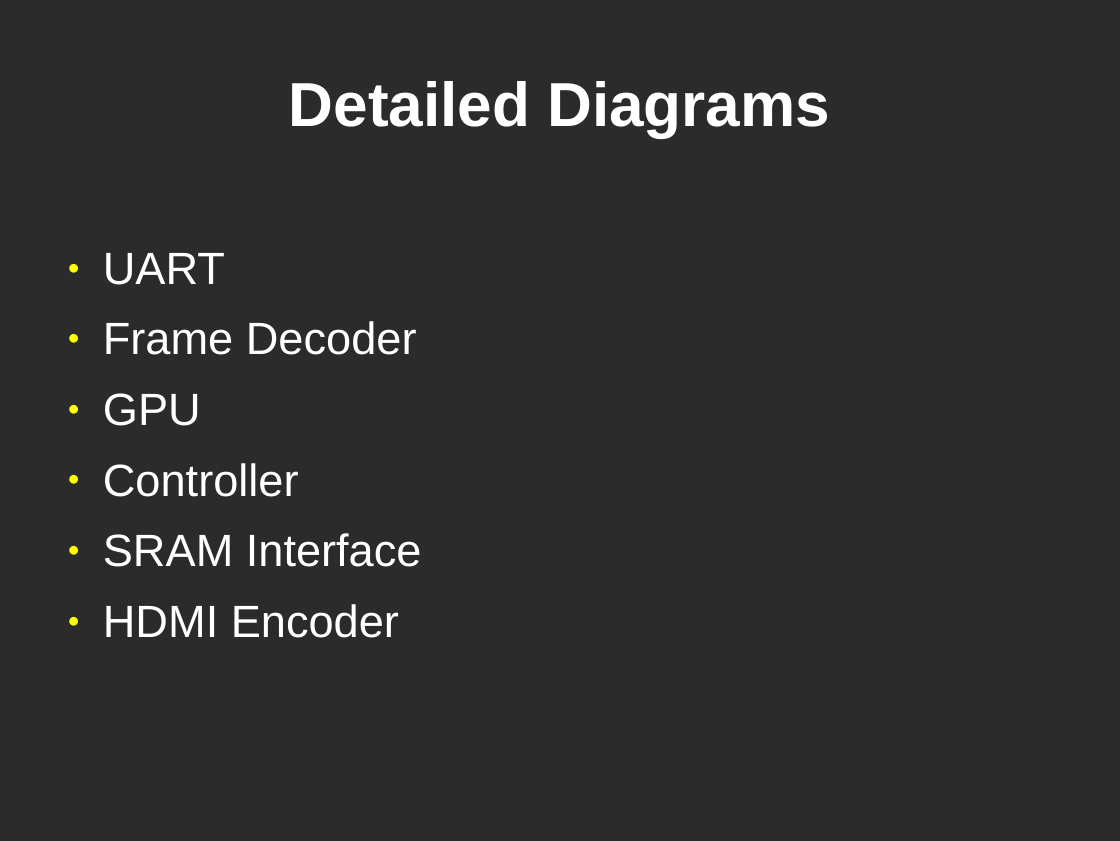
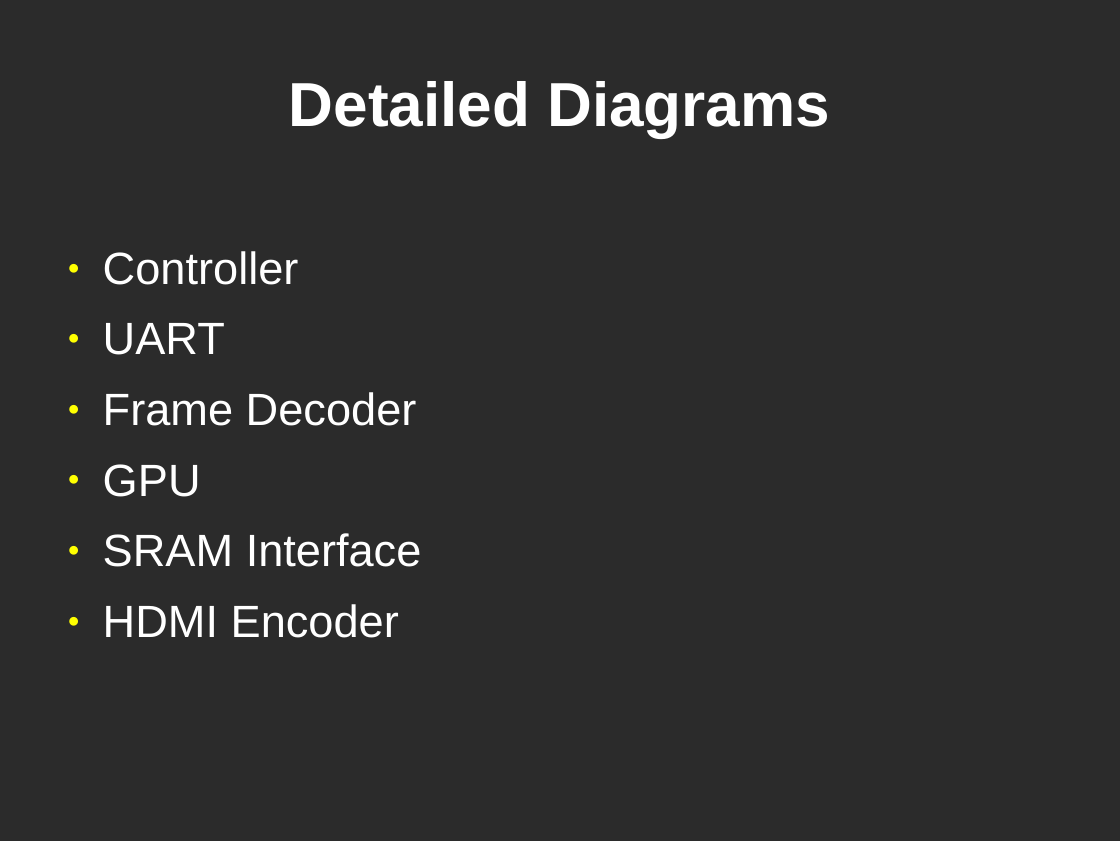
Before and after one commit to snowpuppy/ECE337, a slide deck: slide 8 of docs/ece337_2.ppt. Drawn at 1120x841 pixels with LibreOffice and Linux fonts; fonts in the diff are those of the drawing; background and template pictures are left out; a plain dark background stands for a picture behind light text. Boxes give left, top, right and bottom in pixels: in the first picture for what was removed or moved away, otherwise in the second. Text is boxed around its words. In the diff, an @@ line names an element or a change of style, - is before the commit and + after.

```diff
--- a/docs/ece337_2.ppt
+++ b/docs/ece337_2.ppt
@@ text at (103, 251, 299, 285): paragraph added @@
+● Controller
@@ text at (103, 463, 299, 497): paragraph removed @@
-● Controller
```
Also in this commit, not shown: 2 other slides changed.
